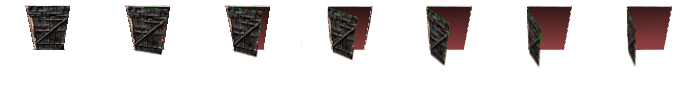
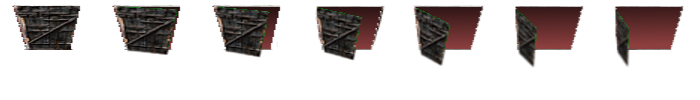
Revision of a layered 700 x 100 image; what changed, layer by layer:
painted on "Pasted Layer" over left=12, top=2, right=684, bottom=68
